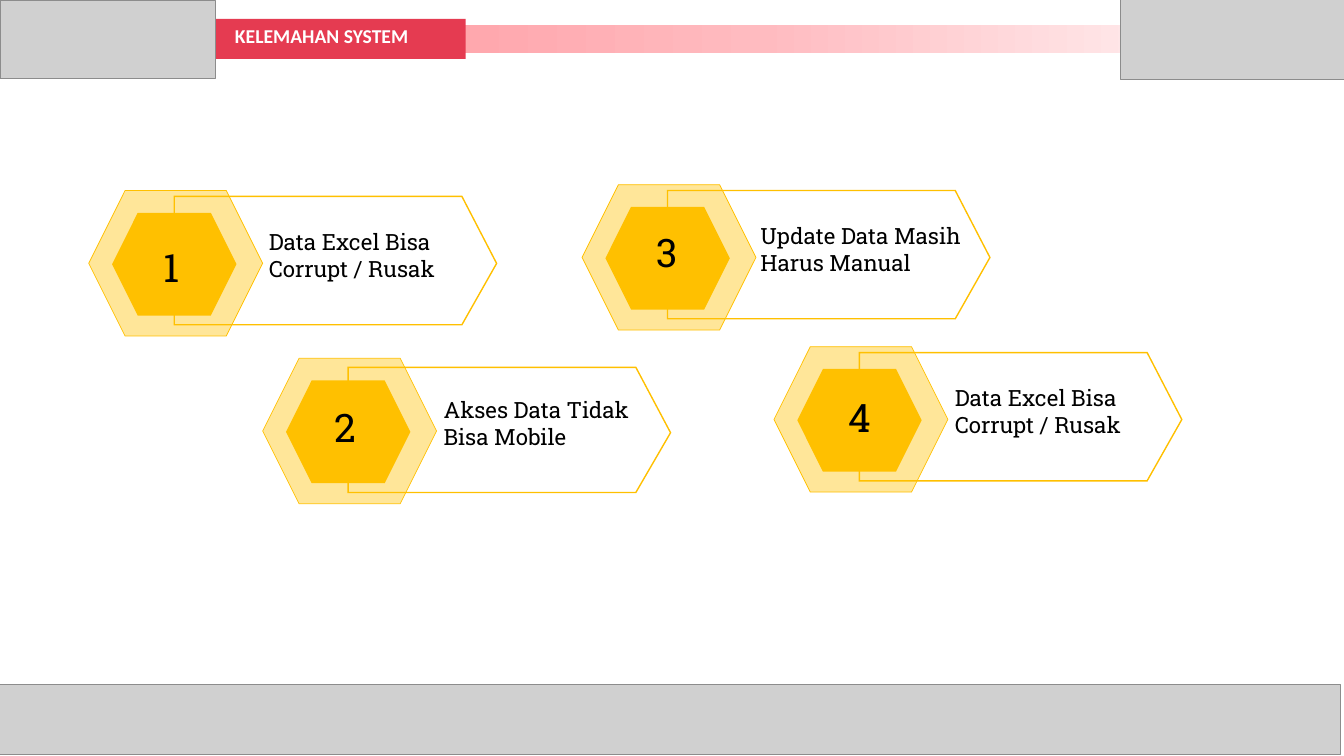
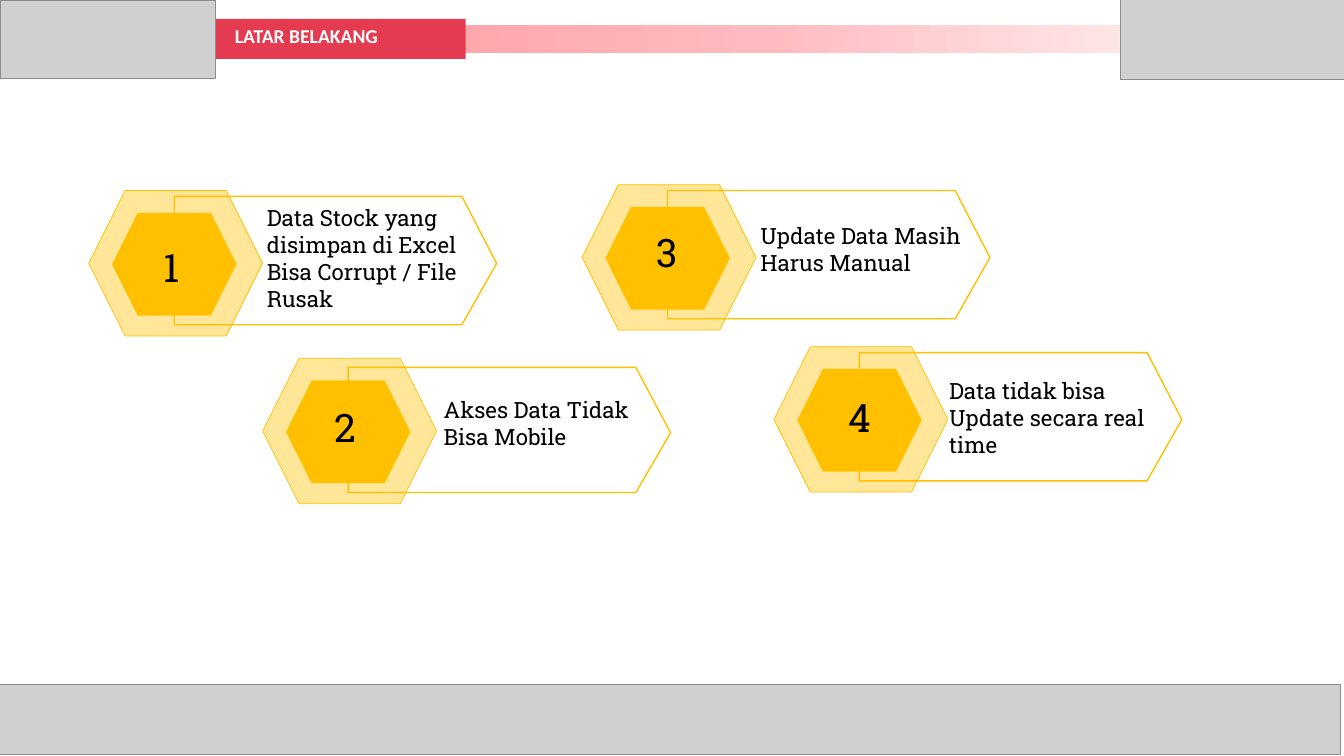
Before and after one commit to Dasep12/wms, a slide deck: slide 9 of document/Improvement IT - Dasep Depiyawan (BIT).pptx (slide 6 before the commit). Drawn at 1344x756 pixels with LibreOffice and Linux fonts; fonts in the diff are those of the drawing; grey boxes stand for pictures. Boxes give left, top, right and bottom in pixels: in the first picture for what was removed or moved away, otherwise in the second. Text is boxed around its words. In the diff, an @@ line names an element or a change of style, - is before the commit and + after.

```diff
--- a/document/Improvement IT - Dasep Depiyawan (BIT).pptx
+++ b/document/Improvement IT - Dasep Depiyawan (BIT).pptx
@@ text at [235, 30, 378, 43]: text changed @@
-KELEMAHAN SYSTEM
+LATAR BELAKANG
@@ text at [267, 209, 456, 308]: text changed @@
-Data Excel Bisa
-Corrupt / Rusak
+Data Stock yang disimpan di Excel Bisa Corrupt / File Rusak
@@ text at [949, 382, 1144, 454]: text changed @@
-Data Excel Bisa
-Corrupt / Rusak
+Data tidak bisa
+Update secara real
+time
```
Also in this commit, not shown: 1 other slide changed, 1 slide added, 3 other files.
